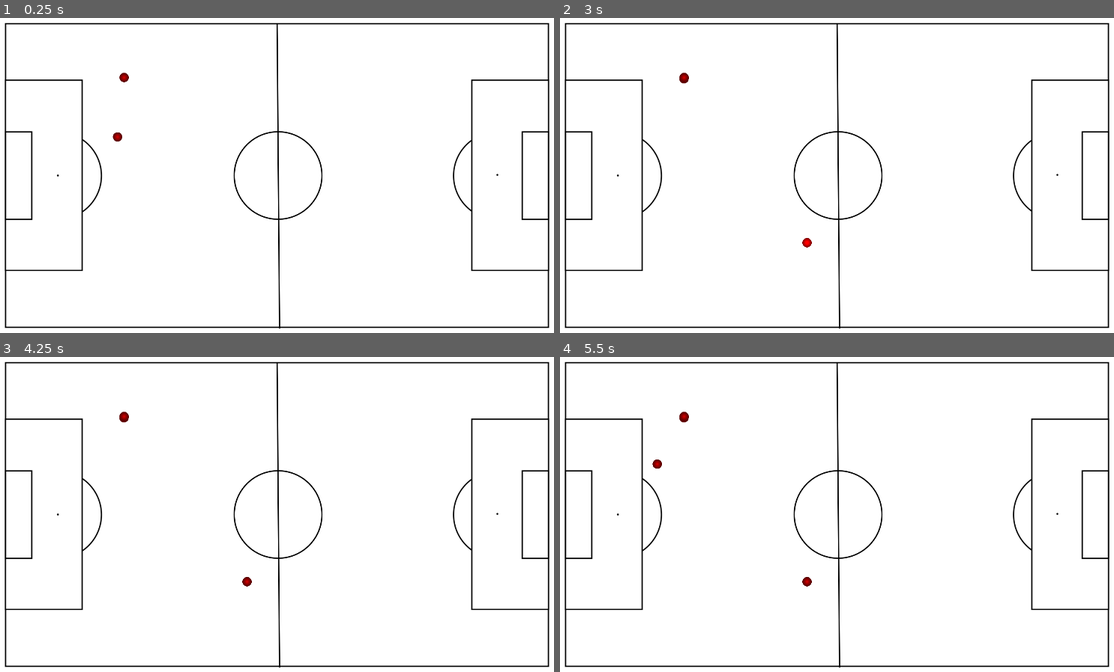
Above: before the commit, frames 1-4 (two rows, left to right).
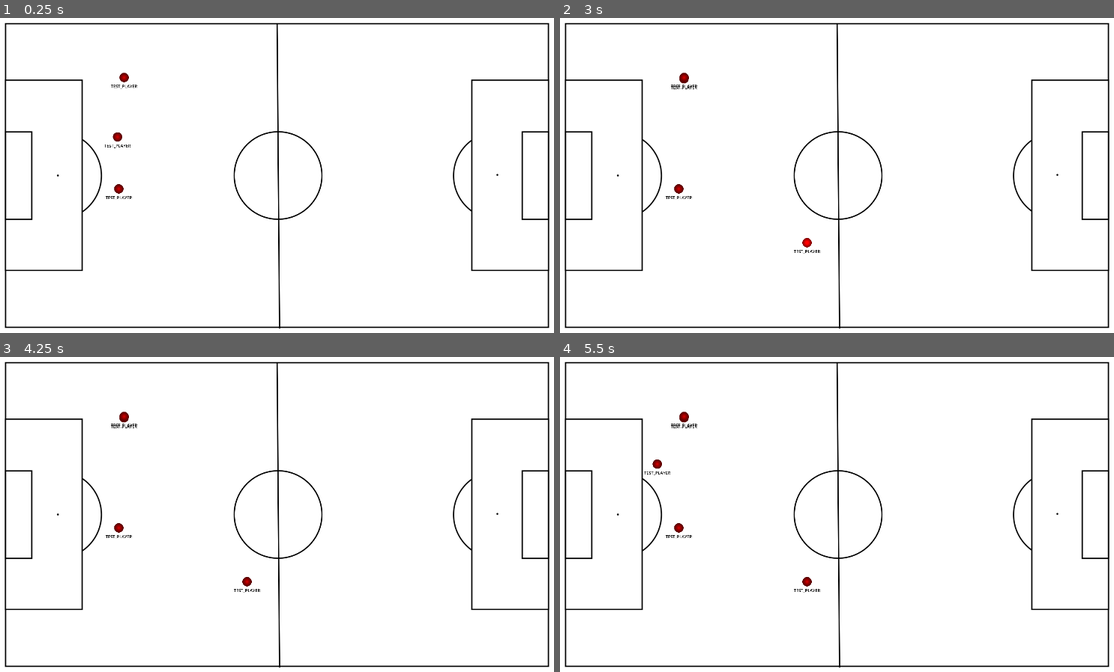
Above: after the commit, the same moments.

Repository: cdoss3/fc-board
Game: Godot game, scene res://scenes/main.tscn
The game is run twice, just before and just after one commit, with the same random seed, the same clock (stepped at 60 frames per second) and the same inputs.
Inputs (mouse positions are in pixels of both pictures, inside the frame that each line leads up to):
- Up to frame 1 (0.25 s): no input
- Up to frame 2 (3 s): tap Enter at 0.5, 2 s; move the mouse to (676, 137) at 0.52 s; press the mouse at (676, 137) at 0.53 s; tap Space at 1.25, 2.75 s; move the mouse to (681, 77) at 1.27 s; release the mouse at (681, 77) at 1.28 s; right-click (681, 77) at 1.35 s; click (681, 77) at 1.42 s; press the mouse at (681, 77) at 2.03 s; move the mouse to (809, 241) at 2.77 s; release the mouse at (809, 241) at 2.78 s; right-click (809, 241) at 2.85 s; click (809, 241) at 2.92 s
- Up to frame 3 (4.25 s): tap Enter at 3.5 s; press the mouse at (249, 580) at 3.53 s
- Up to frame 4 (5.5 s): tap Space at 4.25 s; move the mouse to (659, 464) at 4.27 s; release the mouse at (659, 464) at 4.28 s; right-click (659, 464) at 4.35 s; click (659, 464) at 4.42 s; press the mouse at (659, 464) at 5.03 s

The runs differ from the first frame. In frame 1, 0.1% of the frame differs, in the area x 18-25%, y 21-58%; in frame 2, 0.1%; in frame 3, 0.1%; in frame 4, 0.2%, in the area x 15-47%, y 21-75%.

Commit message:
added player name display below disks. next step, add ability to customize the text on instantiation of the node

Diff:
--- a/background.tscn
+++ b/background.tscn
@@ -2,7 +2,7 @@
 
 [ext_resource type="Script" path="res://scripts/background.gd" id="1_jp45x"]
 [ext_resource type="Texture2D" uid="uid://bl1aek7n3va8y" path="res://vector-soccer-field.png" id="1_q3nb7"]
-[ext_resource type="PackedScene" uid="uid://jy2ksiptdm5o" path="res://scenes/RedDiskv2.tscn" id="2_ckstm"]
+[ext_resource type="PackedScene" uid="uid://jy2ksiptdm5o" path="res://scenes/Disk.tscn" id="2_ckstm"]
 
 [sub_resource type="RectangleShape2D" id="RectangleShape2D_fmjpb"]
 size = Vector2(1920, 1080)
--- /dev/null
+++ b/scenes/Disk.tscn
@@ -0,0 +1,34 @@
+[gd_scene load_steps=4 format=3 uid="uid://jy2ksiptdm5o"]
+
+[ext_resource type="Script" path="res://scripts/disk.gd" id="1_dpac0"]
+[ext_resource type="Texture2D" uid="uid://de2uajha5jdah" path="res://graphics/red_dot.png" id="2_nlp77"]
+
+[sub_resource type="CircleShape2D" id="CircleShape2D_httaq"]
+radius = 108.19
+
+[node name="Disk" type="Area2D"]
+scale = Vector2(0.15, 0.15)
+script = ExtResource("1_dpac0")
+
+[node name="PlayerName" type="Label" parent="."]
+anchors_preset = 7
+anchor_left = 0.5
+anchor_top = 1.0
+anchor_right = 0.5
+anchor_bottom = 1.0
+offset_left = -380.0
+offset_top = 97.0
+offset_right = 380.0
+offset_bottom = 280.0
+grow_horizontal = 2
+grow_vertical = 0
+theme_override_colors/font_color = Color(0, 0, 0, 1)
+theme_override_font_sizes/font_size = 90
+horizontal_alignment = 1
+vertical_alignment = 1
+
+[node name="Sprite2D" type="Sprite2D" parent="."]
+texture = ExtResource("2_nlp77")
+
+[node name="CollisionShape2D" type="CollisionShape2D" parent="."]
+shape = SubResource("CircleShape2D_httaq")
--- a/scenes/RedDiskv2.tscn
+++ /dev/null
@@ -1,17 +0,0 @@
-[gd_scene load_steps=4 format=3 uid="uid://jy2ksiptdm5o"]
-
-[ext_resource type="Script" path="res://scripts/disk.gd" id="1_foq8g"]
-[ext_resource type="Texture2D" uid="uid://de2uajha5jdah" path="res://graphics/red_dot.png" id="2_5mh7p"]
-
-[sub_resource type="CircleShape2D" id="CircleShape2D_httaq"]
-radius = 108.19
-
-[node name="RedDiskv2" type="Area2D"]
-scale = Vector2(0.15, 0.15)
-script = ExtResource("1_foq8g")
-
-[node name="Sprite2D" type="Sprite2D" parent="."]
-texture = ExtResource("2_5mh7p")
-
-[node name="CollisionShape2D" type="CollisionShape2D" parent="."]
-shape = SubResource("CircleShape2D_httaq")
--- a/scenes/main.tscn
+++ b/scenes/main.tscn
@@ -1,7 +1,7 @@
 [gd_scene load_steps=3 format=3 uid="uid://c2wkxkmr7rai1"]
 
 [ext_resource type="PackedScene" uid="uid://dm1dp5s33sp4e" path="res://background.tscn" id="1_h8v37"]
-[ext_resource type="PackedScene" uid="uid://jy2ksiptdm5o" path="res://scenes/RedDiskv2.tscn" id="4_rcdmk"]
+[ext_resource type="PackedScene" uid="uid://jy2ksiptdm5o" path="res://scenes/Disk.tscn" id="4_rcdmk"]
 
 [node name="Main" type="Node"]
 
@@ -12,3 +12,6 @@
 
 [node name="RedDisk2" parent="." instance=ExtResource("4_rcdmk")]
 position = Vector2(470, 225)
+
+[node name="Disk" parent="." instance=ExtResource("4_rcdmk")]
+position = Vector2(453, 583)
--- a/scripts/disk.gd
+++ b/scripts/disk.gd
@@ -4,6 +4,7 @@
 var destination: Vector2 = position
 var selected: bool = false
 var color: String = "RED"
+var player_name: String = "TEST_PLAYER"
 
 func get_distance(a: Vector2, b: Vector2):
 	return sqrt((a.x - b.x)**2 + (a.y - b.y)**2)
@@ -19,6 +20,8 @@
 
 # Called when the node enters the scene tree for the first time.
 func _ready() -> void:
+	if player_name:
+		get_node("PlayerName").text = player_name
 	destination = position
 	pass # Replace with function body.
 
